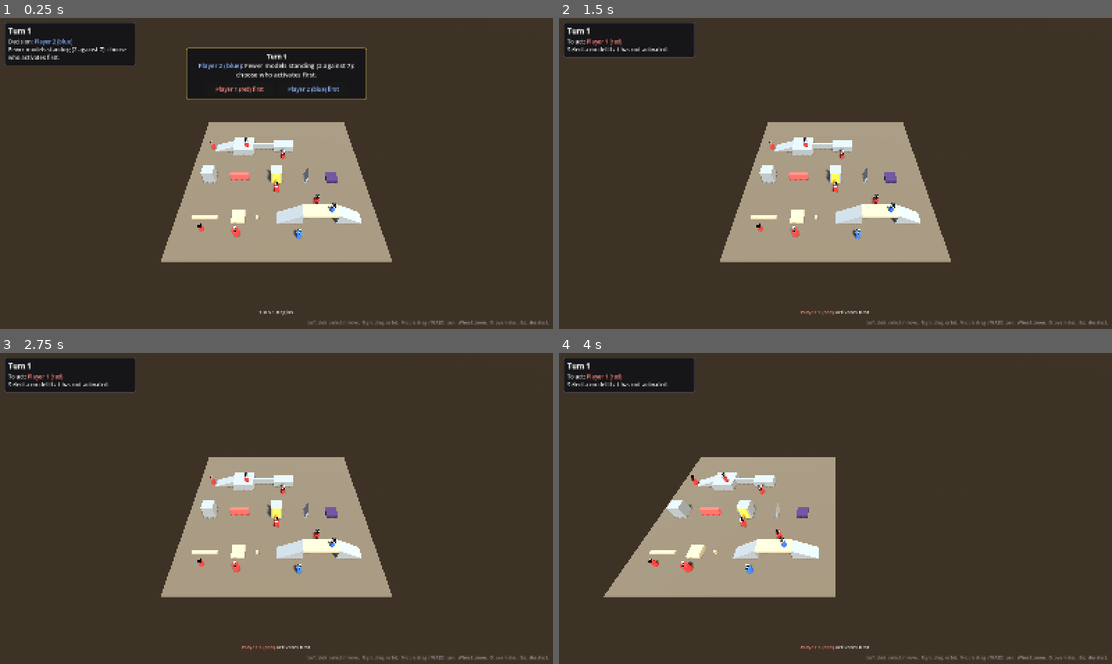
Above: before the commit, frames 1-4 (two rows, left to right).
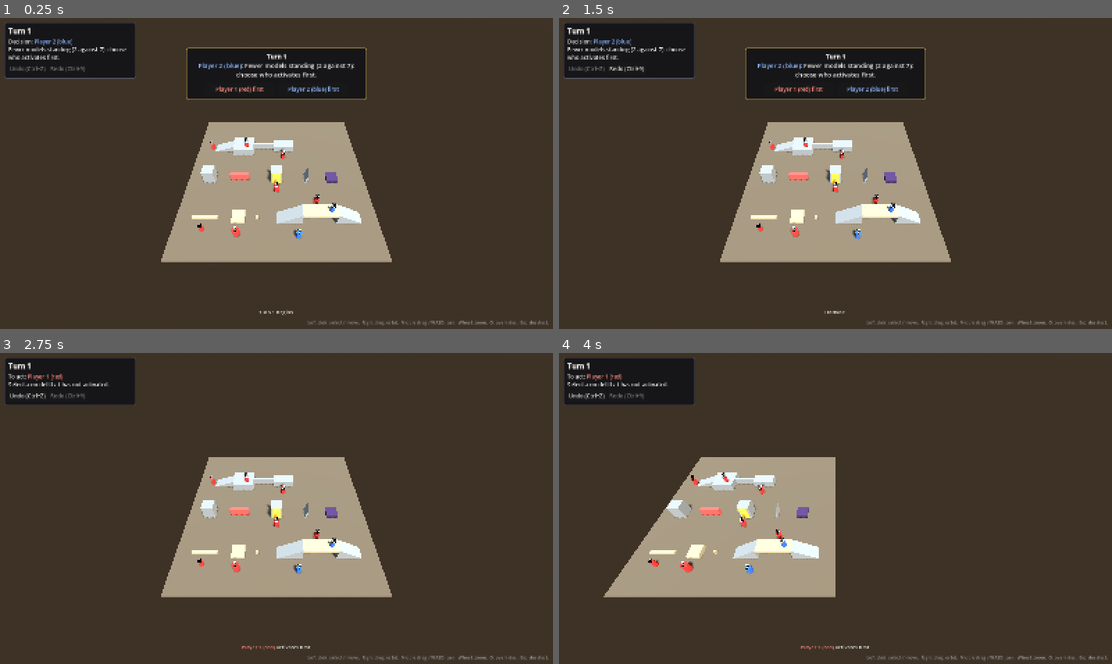
Above: after the commit, the same moments.

Repository: PriestofMork/Trench-Crusade-Simulator
Game: Godot game, scene res://game/main.tscn
Same seed, same stepped clock (60 frames per second), same inputs: the game is played once before the commit and once after it.
Inputs (mouse positions are in pixels of both pictures, inside the frame that each line leads up to):
- Up to frame 1 (0.25 s): no input
- Up to frame 2 (1.5 s): click "Player 1 (red) first" at 0.5 s; click (586, 61) at 1.25 s, where only the run after the commit has a clickable "Undo (Ctrl+Z)"
- Up to frame 3 (2.75 s): click (66, 402) at 2 s, where only the run after the commit has a clickable "Redo (Ctrl+Y)"
- Up to frame 4 (4 s): tap Enter at 2.75 s; move the mouse to (957, 492) at 2.77 s; hold D 2.78-3.5 s; tap Z at 2.85 s; click (957, 492) at 2.92 s; tap Y at 3.05 s; drag from (724, 524) to (807, 570) at 3.52 s

The runs differ from the first frame. In frame 1, 1.0% of the frame differs, in the area x 0-25%, y 15-20%; in frame 2, 7.5%, in the area x 0-67%, y 6-96%; in frame 3, 0.9%; in frame 4, 0.9%.

Commit message:
Game: undo/redo buttons and Ctrl+Z / Ctrl+Y, multi-step moves
- HUD Undo and Redo buttons, always available, plus Ctrl+Z, Ctrl+Y and
  Ctrl+Shift+Z. After an undo the views, indicator and any restored marker
  prompt are rebuilt from the restored state; redo plays its events back.
- "Finish move" replaces "Stay"; the indicator is rebuilt after each step
  with the distance left.
- capture_turns.gd: a Move in two steps, then undo and redo by key.

Co-Authored-By: Claude Opus 5.5 <noreply@anthropic.com>

Diff:
--- a/game/main.gd
+++ b/game/main.gd
@@ -6,7 +6,9 @@
 ##
 ## Left click a model: select it (a preview; the activation starts with its
 ## first action). Left click inside the blue area: take the Move action there
-## (or make the move a Dash granted). Escape: deselect. O: override panel.
+## (or make the move a Dash granted); a move may be made in several clicks
+## while it has distance left. Escape: deselect. O: override panel.
+## Ctrl+Z / Ctrl+Y: undo / redo (also HUD buttons).
 ## While the dice tumble, a click or a key skips to the result.
 
 const TABLE_THICKNESS: float = 1.0
@@ -87,7 +89,14 @@
 		if _tray.is_animating():
 			_tray.skip()
 			return
-		if key.physical_keycode == KEY_ESCAPE:
+		if key.ctrl_pressed and key.physical_keycode == KEY_Z:
+			if key.shift_pressed:
+				redo()
+			else:
+				undo()
+		elif key.ctrl_pressed and key.physical_keycode == KEY_Y:
+			redo()
+		elif key.physical_keycode == KEY_ESCAPE:
 			deselect()
 		elif key.physical_keycode == KEY_O:
 			toggle_overrides()
@@ -192,6 +201,61 @@
 	if state.pending == null:
 		return "Nothing to answer."
 	return send(RollChoiceCommand.new(state.pending.player, amount))
+
+
+## Takes the last step back (not a rule command: core restores its snapshot).
+## The views are brought back in line with the restored state.
+func undo() -> String:
+	if _tray.is_animating():
+		_tray.skip()
+	if is_busy():
+		return "Wait for the move to finish."
+	_wait_for_reach_task()
+	if not state.undo():
+		_hud.show_message("Nothing to undo.")
+		return "Nothing to undo."
+	_after_restore("Undone.")
+	return ""
+
+
+## Does the last undone step again; it plays back like any command.
+func redo() -> String:
+	if _tray.is_animating():
+		_tray.skip()
+	if is_busy():
+		return "Wait for the move to finish."
+	_wait_for_reach_task()
+	if not state.can_redo():
+		_hud.show_message("Nothing to redo.")
+		return "Nothing to redo."
+	var result: CommandResult = state.redo()
+	if not result.ok():
+		_hud.show_message(result.error)
+		return result.error
+	_hud.show_message("Redone.")
+	_queue.append_array(result.events)
+	_pump()
+	return ""
+
+
+func _after_restore(message: String) -> void:
+	_clear_reach()
+	_tray.close()
+	# A restored roll waiting on a marker prompt shows it again.
+	var pending: PendingDecision = state.pending
+	if state.active_roll != null:
+		_tray.begin(state.active_roll)
+		if pending != null and pending.kind == PendingDecision.Kind.ROLL_CHOICE:
+			_tray.ask_choice(pending)
+	_hud.show_message(message)
+	_refresh_all()
+
+
+func _wait_for_reach_task() -> void:
+	if _reach_task != -1:
+		WorkerThreadPool.wait_for_task_completion(_reach_task)
+		_reach_task = -1
+		_built_field = null
 
 
 func toggle_overrides() -> void:
@@ -582,6 +646,8 @@
 	_hud.stay_pressed.connect(func() -> void: stay())
 	_hud.first_player_chosen.connect(func(first: int) -> void: choose_first_player(first))
 	_hud.roll_off_pressed.connect(func() -> void: roll_off())
+	_hud.undo_pressed.connect(func() -> void: undo())
+	_hud.redo_pressed.connect(func() -> void: redo())
 
 	_tray = DiceTray.new()
 	_tray.custom_minimum_size = Vector2(TRAY_WIDTH, 0)
--- a/game/ui/hud.gd
+++ b/game/ui/hud.gd
@@ -9,6 +9,8 @@
 signal stay_pressed
 signal first_player_chosen(first: int)
 signal roll_off_pressed
+signal undo_pressed
+signal redo_pressed
 
 var _turn_label: RichTextLabel
 var _decision_label: RichTextLabel
@@ -24,6 +26,8 @@
 var _message: RichTextLabel
 var _help: Label
 var _action_buttons: Dictionary[StringName, Button] = {}
+var _undo_button: Button
+var _redo_button: Button
 
 
 func _init() -> void:
@@ -43,6 +47,15 @@
 	status_box.add_child(_turn_label)
 	_decision_label = UiStyle.rich(16)
 	status_box.add_child(_decision_label)
+	var history_row: HBoxContainer = HBoxContainer.new()
+	history_row.add_theme_constant_override("separation", 6)
+	status_box.add_child(history_row)
+	_undo_button = UiStyle.button("Undo (Ctrl+Z)", "UndoButton")
+	_undo_button.pressed.connect(func() -> void: undo_pressed.emit())
+	history_row.add_child(_undo_button)
+	_redo_button = UiStyle.button("Redo (Ctrl+Y)", "RedoButton")
+	_redo_button.pressed.connect(func() -> void: redo_pressed.emit())
+	history_row.add_child(_redo_button)
 
 	_model_panel = PanelContainer.new()
 	_model_panel.name = "ModelPanel"
@@ -60,7 +73,8 @@
 	_actions_box.name = "Actions"
 	_actions_box.add_theme_constant_override("separation", 6)
 	model_box.add_child(_actions_box)
-	_stay_button = UiStyle.button("Stay (skip move)", "StayButton")
+	_stay_button = UiStyle.button("Finish move", "StayButton")
+	_stay_button.tooltip_text = "End the move here; movement left over is lost"
 	_stay_button.pressed.connect(func() -> void: stay_pressed.emit())
 	model_box.add_child(_stay_button)
 	_end_button = UiStyle.button("End activation", "EndActivationButton")
@@ -128,6 +142,10 @@
 
 func _refresh_status(state: GameState) -> void:
 	var t: TurnState = state.turn
+	_undo_button.disabled = not state.can_undo()
+	_redo_button.disabled = not state.can_redo()
+	_undo_button.tooltip_text = "Take back the last step (back to the start of turn 1)"
+	_redo_button.tooltip_text = "Do the last undone step again (same dice)"
 	_turn_label.text = "[b]Turn %d[/b]" % t.turn if t.turn > 0 else "[b]Set-up[/b]"
 	var pending: PendingDecision = state.pending
 	if pending != null:
--- a/tools/capture_turns.gd
+++ b/tools/capture_turns.gd
@@ -47,9 +47,26 @@
 	await _shot("02_model1_selected_move_preview")
 	_main.set_hover_override(null)
 	await _frames(2)
+	# A Move in two steps: first onto the ramp, then on with what is left.
+	_click_world(Vector3(7.5, 0.83, 14))
+	await _reach()
+	_main.set_hover_override(Vector3(11.8, 2, 14))
+	await _shot("03_model1_first_step_indicator_shows_rest")
+	print("after step 1: %.2f\" left" % state.pending.budget)
+	_main.set_hover_override(null)
+	await _frames(2)
 	_click_world(Vector3(11.8, 2, 14))
 	await _idle()
-	await _shot("03_model1_moved_move_greyed")
+	await _shot("03b_model1_second_step_move_greyed")
+	# Undo the second step with Ctrl+Z: the model and its distance come back.
+	_key(KEY_Z)
+	await _reach()
+	await _shot("03c_undo_gives_the_step_back")
+	print("after undo: at %s, %.2f\" left" % [state.get_model(1).position, state.pending.budget])
+	_key(KEY_Y)
+	await _idle()
+	await _shot("03d_redo")
+	print("after redo: at %s" % state.get_model(1).position)
 	_press("EndActivationButton")
 	await _idle()
 	await _shot("04_model1_done_player2_to_act")
@@ -211,6 +228,18 @@
 	root.push_input(release)
 
 
+func _key(keycode: Key) -> void:
+	var event: InputEventKey = InputEventKey.new()
+	event.physical_keycode = keycode
+	event.keycode = keycode
+	event.ctrl_pressed = true
+	event.pressed = true
+	root.push_input(event)
+	var release: InputEventKey = event.duplicate()
+	release.pressed = false
+	root.push_input(release)
+
+
 func _look(focus: Vector3, yaw: float, pitch: float, distance: float) -> void:
 	_camera.focus = focus
 	_camera.yaw = yaw
Not shown, added: tools/capture_turns.gd.uid
